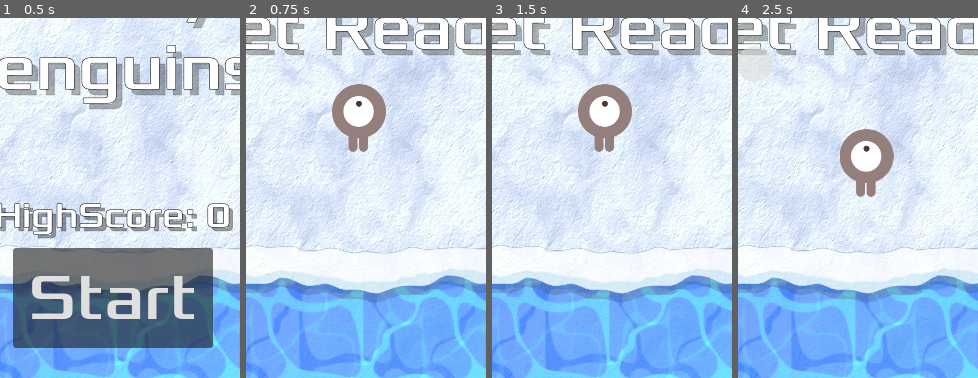
Above: before the commit, frames 1-4 (left to right).
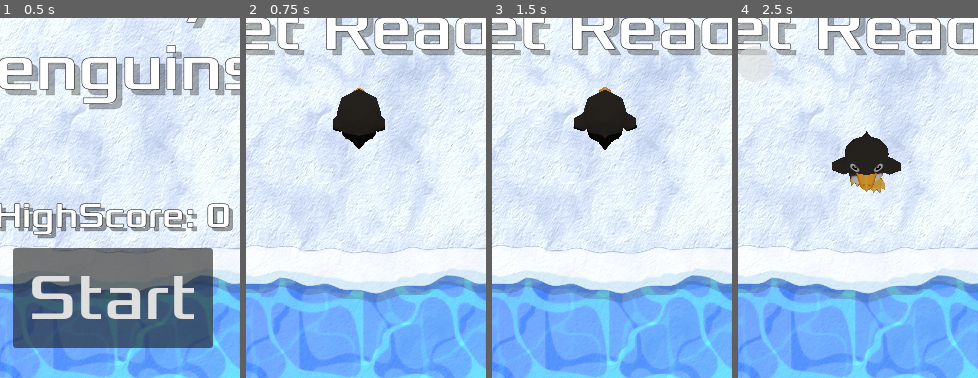
Above: after the commit, the same moments.

Repository: SeppNel/Pushy-Penguins
Game: Godot game, scene res://Main.tscn
The game is run twice, just before and just after one commit, with the same random seed, the same clock (stepped at 60 frames per second) and the same inputs. Sound files missing from this copy of the repository are replaced by a short silence.
Inputs (mouse positions are % of the whole screen's width and height, from its top left):
- Up to frame 1 (0.5 s): no input
- Up to frame 2 (0.75 s): click "Start" at 0.5 s
- Up to frame 3 (1.5 s): move the mouse to (72, 45) at 1.27 s; click (72, 45) at 1.42 s
- Up to frame 4 (2.5 s): tap Enter at 2 s; drag from (30, 55) to (50, 93) at 2.02 s
The pictures show only the part of the screen within x 26-76%, y 49-99%; the shares and areas given below are measured in that part.

Frame 1 is identical in both runs. In frame 2, 3.1% of the frame differs, in the area x 35-59%, y 18-38%; in frame 3, 3.3%; in frame 4, 3.4%, in the area x 39-68%, y 30-50%.

Commit message:
Initial player sprites and rotation fixes

Diff:
--- a/Mob.tscn
+++ b/Mob.tscn
@@ -72,6 +72,7 @@
 scale = Vector2(0.1, 0.1)
 sprite_frames = SubResource("SpriteFrames_06mvc")
 animation = &"walk"
+frame_progress = 0.749745
 
 [node name="CollisionShape2D" type="CollisionShape2D" parent="."]
 rotation = 1.5708
--- a/Player.gd
+++ b/Player.gd
@@ -6,6 +6,10 @@
 const speed_limit = 1000
 const min_screen_clamp_offset = Vector2(20, 30) # Left, Top
 const max_screen_clamp_offset = Vector2(20, 0) # Right, Bottom
+
+const rotation_cap = 0.5
+const rotation_speed = 100.0  # Adjust for smoother or faster rotation
+const rotation_av_cap = 4.0
 
 var screen_size # Size of the game window.
 var initial_touch_position := Vector2.ZERO
@@ -18,7 +22,21 @@
 func _ready():
 	screen_size = get_viewport_rect().size
 	process_mode = Node.PROCESS_MODE_DISABLED
+	$AnimatedSprite2D.play("down")
 	hide()
+
+func handleRotation():
+	# Smooth rotation to 0 (Look forward)
+	rotation = clamp(rotation, -rotation_cap, rotation_cap)
+	var angle_diff = angle_difference(rotation, 0)
+	var torque = angle_diff * rotation_speed
+	apply_torque_impulse(torque)
+
+	# Clamping like before causes weird behaivour, so manual it is
+	if angular_velocity > rotation_av_cap:
+		angular_velocity = rotation_av_cap
+	elif angular_velocity < -rotation_av_cap:
+		angular_velocity = -rotation_av_cap
 
 # Called every frame.
 func _integrate_forces(s):
@@ -28,12 +46,16 @@
 		position = start_position
 		rotation = 0
 
-	#Stop sideways velocity at borders
+	# Stop sideways velocity at borders
 	if position.x < min_screen_clamp_offset.x || position.x > screen_size.x - max_screen_clamp_offset.x:
 		linear_velocity.x = 0
 
+	# Limit position to screen borders and velocity to custom limit
 	position = position.clamp(min_screen_clamp_offset, screen_size - max_screen_clamp_offset)
 	linear_velocity = linear_velocity.clamp(Vector2(-speed_limit, -speed_limit), Vector2(speed_limit, speed_limit))
+
+	# Handle player rotation, we want to woddle a bit but still look forward
+	handleRotation()
 
 #TouchScreen Input
 func _input(event):
@@ -56,6 +78,11 @@
 	if is_touching and current_touch_position != null and !is_dead :
 		var direction = current_touch_position - initial_touch_position
 		apply_joystick_force(direction)
+
+	if linear_velocity.y > 0:
+		$AnimatedSprite2D.play("down")
+	else:
+		$AnimatedSprite2D.play("up")
 
 func apply_joystick_force(direction):
 	# Normalize direction to get the direction vector
--- a/Player.tscn
+++ b/Player.tscn
@@ -1,10 +1,16 @@
-[gd_scene load_steps=9 format=3 uid="uid://dtevh17wsaoom"]
+[gd_scene load_steps=15 format=3 uid="uid://dtevh17wsaoom"]
 
-[ext_resource type="Texture2D" uid="uid://cmgm0ejiupjxa" path="res://art/playerGrey_up1.png" id="1_481dl"]
 [ext_resource type="Script" path="res://Player.gd" id="1_r2ta4"]
-[ext_resource type="Texture2D" uid="uid://03bl2kf1r5um" path="res://art/playerGrey_up2.png" id="2_g12r4"]
-[ext_resource type="Texture2D" uid="uid://dpkt4gtq1ucik" path="res://art/playerGrey_walk1.png" id="3_8047r"]
-[ext_resource type="Texture2D" uid="uid://bs28mgd8l5jme" path="res://art/playerGrey_walk2.png" id="4_u4c21"]
+[ext_resource type="Texture2D" uid="uid://jsjm54caqh58" path="res://art/player/player_walk_down_rf.png" id="2_bsq3a"]
+[ext_resource type="Texture2D" uid="uid://sy330gfeap26" path="res://art/player/player_walk_down_mrf.png" id="3_00osd"]
+[ext_resource type="Texture2D" uid="uid://dhxm5ij5usj6x" path="res://art/player/player_walk_down_idle.png" id="4_kdw00"]
+[ext_resource type="Texture2D" uid="uid://dta7jin5futqd" path="res://art/player/player_walk_down_mlf.png" id="5_mc4rj"]
+[ext_resource type="Texture2D" uid="uid://bi5dvfqcf6tdf" path="res://art/player/player_walk_down_lf.png" id="6_0ebcq"]
+[ext_resource type="Texture2D" uid="uid://fkn4myb7uhjg" path="res://art/player/player_walk_up_rf.png" id="7_g5bc8"]
+[ext_resource type="Texture2D" uid="uid://dgtcfb6fh0ihy" path="res://art/player/player_walk_up_mrf.png" id="8_dnjnr"]
+[ext_resource type="Texture2D" uid="uid://b1y3pr22fr8yo" path="res://art/player/player_walk_up_idle.png" id="9_d30gx"]
+[ext_resource type="Texture2D" uid="uid://bxte6nncpd5us" path="res://art/player/player_walk_up_mlf.png" id="10_or8sm"]
+[ext_resource type="Texture2D" uid="uid://cmke663hol32h" path="res://art/player/player_walk_up_lf.png" id="11_nvyn2"]
 
 [sub_resource type="PhysicsMaterial" id="PhysicsMaterial_uc01x"]
 
@@ -12,25 +18,61 @@
 animations = [{
 "frames": [{
 "duration": 1.0,
-"texture": ExtResource("1_481dl")
+"texture": ExtResource("2_bsq3a")
 }, {
 "duration": 1.0,
-"texture": ExtResource("2_g12r4")
+"texture": ExtResource("3_00osd")
+}, {
+"duration": 1.0,
+"texture": ExtResource("4_kdw00")
+}, {
+"duration": 1.0,
+"texture": ExtResource("5_mc4rj")
+}, {
+"duration": 1.0,
+"texture": ExtResource("6_0ebcq")
+}, {
+"duration": 1.0,
+"texture": ExtResource("5_mc4rj")
+}, {
+"duration": 1.0,
+"texture": ExtResource("4_kdw00")
+}, {
+"duration": 1.0,
+"texture": ExtResource("3_00osd")
+}],
+"loop": true,
+"name": &"down",
+"speed": 15.0
+}, {
+"frames": [{
+"duration": 1.0,
+"texture": ExtResource("7_g5bc8")
+}, {
+"duration": 1.0,
+"texture": ExtResource("8_dnjnr")
+}, {
+"duration": 1.0,
+"texture": ExtResource("9_d30gx")
+}, {
+"duration": 1.0,
+"texture": ExtResource("10_or8sm")
+}, {
+"duration": 1.0,
+"texture": ExtResource("11_nvyn2")
+}, {
+"duration": 1.0,
+"texture": ExtResource("10_or8sm")
+}, {
+"duration": 1.0,
+"texture": ExtResource("9_d30gx")
+}, {
+"duration": 1.0,
+"texture": ExtResource("8_dnjnr")
 }],
 "loop": true,
 "name": &"up",
-"speed": 5.0
-}, {
-"frames": [{
-"duration": 1.0,
-"texture": ExtResource("3_8047r")
-}, {
-"duration": 1.0,
-"texture": ExtResource("4_u4c21")
-}],
-"loop": true,
-"name": &"walk",
-"speed": 5.0
+"speed": 15.0
 }]
 
 [sub_resource type="CapsuleShape2D" id="CapsuleShape2D_4qpnw"]
@@ -45,7 +87,7 @@
 script = ExtResource("1_r2ta4")
 
 [node name="AnimatedSprite2D" type="AnimatedSprite2D" parent="."]
-scale = Vector2(0.5, 0.5)
+scale = Vector2(0.06, 0.06)
 sprite_frames = SubResource("SpriteFrames_2gunt")
 animation = &"up"
 
Binary file added: art/player/player_walk_down_idle.png
Not shown, added: art/player/player_walk_down_idle.png.import
Binary file added: art/player/player_walk_down_lf.png
Not shown, added: art/player/player_walk_down_lf.png.import
Binary file added: art/player/player_walk_down_mlf.png
Not shown, added: art/player/player_walk_down_mlf.png.import
Binary file added: art/player/player_walk_down_mrf.png
Not shown, added: art/player/player_walk_down_mrf.png.import
Binary file added: art/player/player_walk_down_rf.png
Not shown, added: art/player/player_walk_down_rf.png.import
Binary file added: art/player/player_walk_up_idle.png
Not shown, added: art/player/player_walk_up_idle.png.import
(and 8 more such lines)
